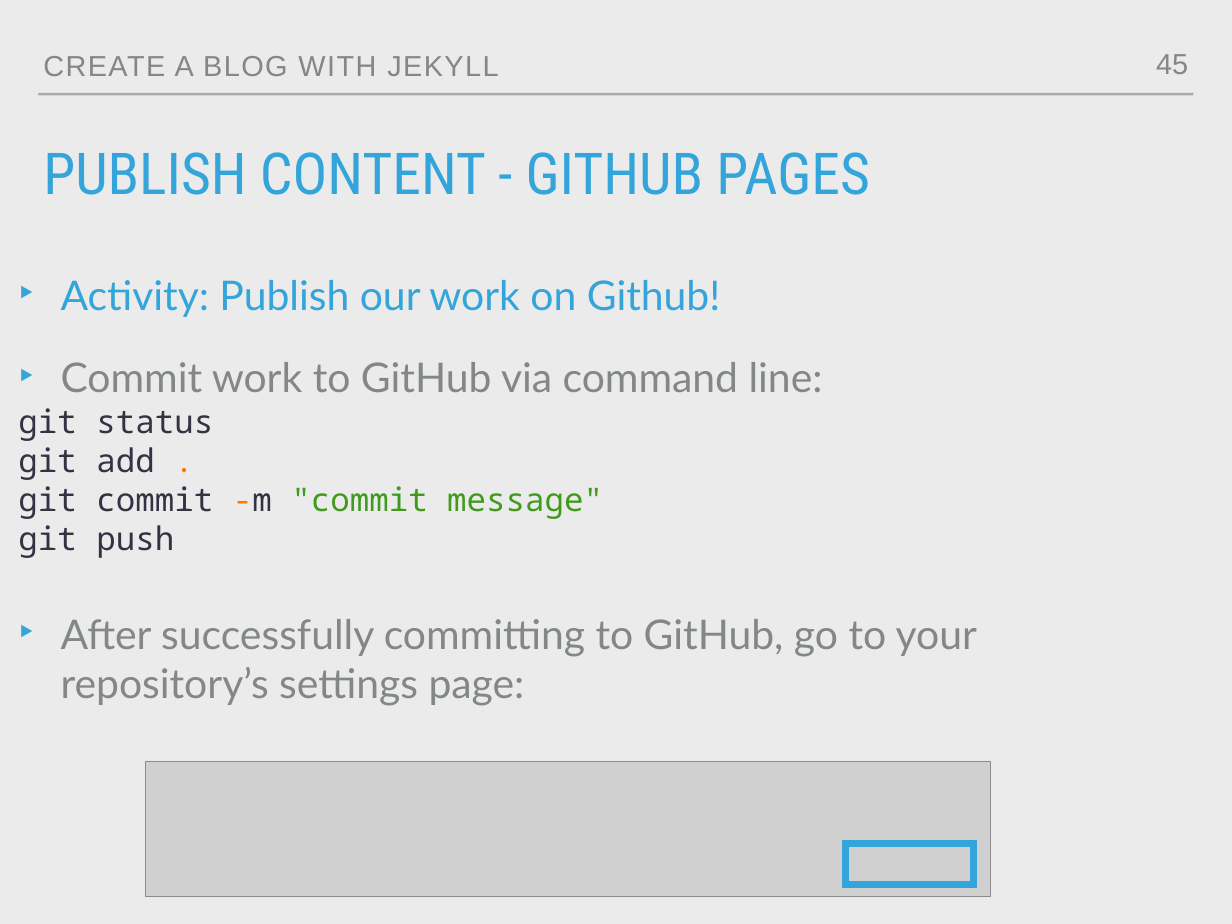
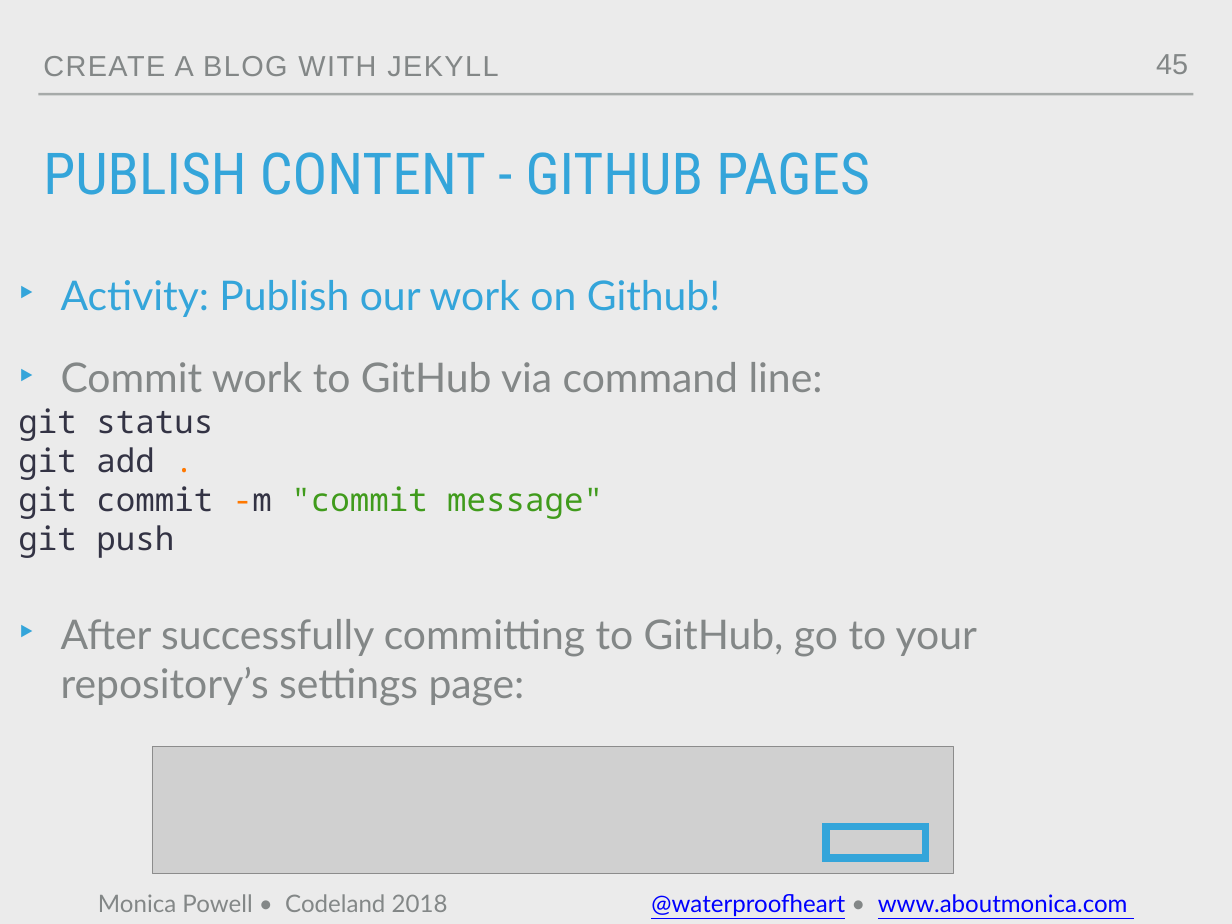
Before and after one commit to M0nica/codeland-workshop, a slide deck: slide 45 of codeland2018.pptx. Drawn at 1232x924 pixels with LibreOffice and Linux fonts; fonts in the diff are those of the drawing; grey boxes stand for pictures; background and template pictures are left out. Boxes give left, top, right and bottom in pixels: in the first picture for what was removed or moved away, otherwise in the second. Text is boxed around its words. In the diff, an @@ line names an element or a change of style, - is before the commit and + after.

```diff
--- a/codeland2018.pptx
+++ b/codeland2018.pptx
@@ picture: place and size @@
-picture at [146, 762, 990, 897]
+picture at [152, 746, 954, 874]
@@ rectangle: place and size @@
-rectangle at [846, 844, 973, 885]
+rectangle at [827, 827, 926, 859]
@@ text added at [98, 894, 1128, 916], 20 pt, text #0000FF, underline @@
+Monica Powell • Codeland 2018 @waterproofheart • www.aboutmonica.com
```
Also in this commit, not shown: 59 other slides changed, 4 other files.
